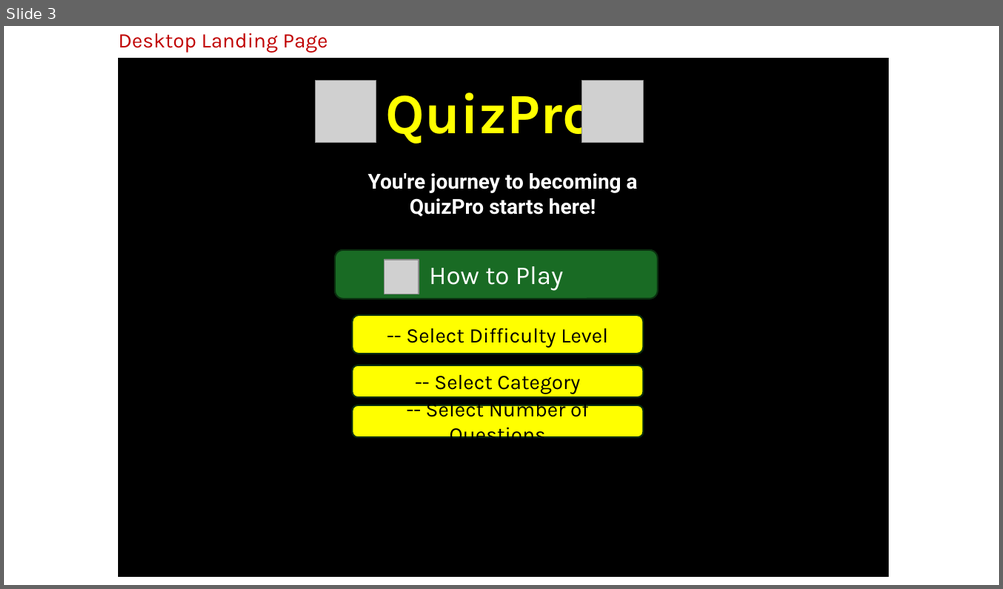
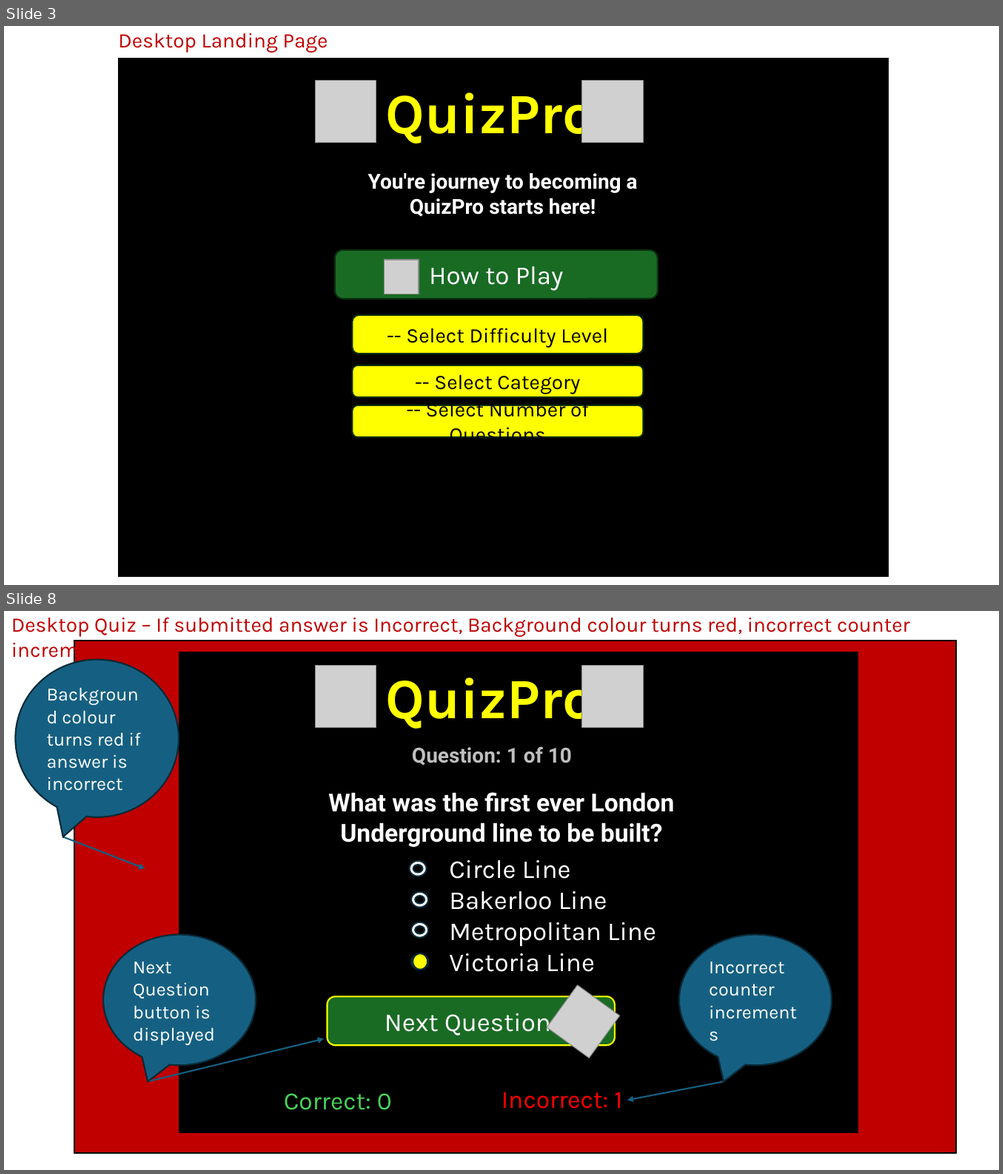
Before and after one commit to ProfessorJames/quizpro, a slide deck: assets/wireframes/PP2 - Wireframes.pptx. Shown one above the other, each under a label of ours: slide 3 before the commit, slides 3 and 8 after it; the slides between them are not shown. The pictures are 1003x589 and 1003x1174 pixels, drawn with LibreOffice and Linux fonts; fonts in the diff are those of the drawing; grey boxes stand for pictures. Boxes give left, top, right and bottom in pixels: in the first picture for what was removed or moved away, otherwise in the second. Text is boxed around its words. In the diff, an @@ line names an element or a change of style, - is before the commit and + after.

```diff
--- a/assets/wireframes/PP2 - Wireframes.pptx
+++ b/assets/wireframes/PP2 - Wireframes.pptx
@@ slide 8 added at bbox=[4, 611, 999, 1170], background #FFFFFF @@
@@ text added at bbox=[11, 617, 910, 637], 20 pt, text #C00000 @@
+Desktop Quiz – If submitted answer is Incorrect, Background colour turns red, incorrect counter increments
@@ rectangle added at bbox=[74, 641, 956, 1154], fill #C00000, outline #000000 1.5 pt @@
@@ rectangle added at bbox=[179, 652, 857, 1133], fill #000000, outline #000000 1.5 pt @@
@@ speech bubble added at bbox=[15, 660, 179, 817], fill #156082, outline #092A39 1.5 pt, 18 pt, text #FFFFFF @@
+Background colour turns red if answer is incorrect
@@ picture added at bbox=[315, 666, 376, 727] @@
@@ text added at bbox=[385, 668, 595, 729], 55 pt, text #FFFF00, bold @@
+QuizPro
@@ picture added at bbox=[581, 666, 643, 727] @@
@@ text added at bbox=[412, 746, 572, 766], 20 pt, text #BFBFBF, bold @@
+Question: 1 of 10
@@ text added at bbox=[328, 792, 674, 847], 24 pt, text #FFFFFF, bold @@
+What was the first ever London Underground line to be built?
@@ arrow added from (63, 837) to (145, 869), #156082 1.5 pt @@
@@ donut added at bbox=[409, 861, 427, 877], fill #FFFFFF, outline #092A39 1.5 pt @@
@@ text added at bbox=[449, 860, 656, 972], 25 pt, text #FFFFFF @@
+Circle Line
+Bakerloo Line
+Metropolitan Line
+Victoria Line
@@ donut added at bbox=[412, 892, 429, 908], fill #FFFFFF, outline #092A39 1.5 pt @@
@@ speech bubble added at bbox=[103, 935, 256, 1065], fill #156082, outline #092A39 1.5 pt, 18 pt, text #FFFFFF @@
+Next Question button is displayed
@@ donut added at bbox=[412, 922, 429, 938], fill #FFFFFF, outline #092A39 1.5 pt @@
@@ speech bubble added at bbox=[679, 935, 831, 1065], fill #156082, outline #092A39 1.5 pt, 18 pt, text #FFFFFF @@
+Incorrect counter increments
@@ donut added at bbox=[412, 954, 429, 970], fill #FFFFFF, outline #092A39 1.5 pt @@
@@ ellipse added at bbox=[413, 954, 428, 970], fill #FFFF00, outline #092A39 1.5 pt @@
@@ picture added at bbox=[546, 985, 620, 1059] @@
@@ rounded rectangle added at bbox=[327, 997, 614, 1045], fill #196B24, outline #FFFF00 1.5 pt, 25 pt, text #FFFFFF @@
+Next Question
@@ arrow added from (148, 1082) to (324, 1039), #156082 1.5 pt @@
@@ text added at bbox=[284, 1093, 392, 1111], 24 pt, text #47D45A @@
+Correct: 0
@@ text added at bbox=[501, 1092, 622, 1109], 24 pt, text #FF0000 @@
+Incorrect: 1
@@ arrow added from (723, 1082) to (627, 1100), #156082 1.5 pt @@
```
Also in this commit, not shown: 2 slides changed, 9 other slides added, 1 other file.
